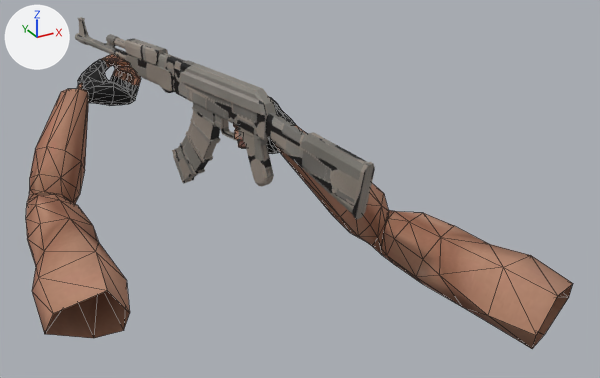
One commit to the glTF model Resources/gun_ak.glb: the scene before it, then after it.
The view is the same before and after, from a 50 mm camera at (-47.9, -94.1, 38.8) aimed at (20.1, 29.7, -23.1). The lights are fixed; the arrows at upper left show +X, +Y and +Z. The older version comes first. Mesh edges are drawn as thin lines on the coarser meshes. Where no turn or scale is listed for an object, it has been applied to the vertices. Vertices at exactly the same position are counted once.

Script lines for the objects in view, before the commit:
```python
me_armsmesh_001 = bpy.data.meshes.new('ArmsMesh.001')
me_armsmesh_001.from_pydata(...)  # 596 vertices, 1176 faces; spans x -29.7..49.7, y -15.7..76.0, z -38.2..-4.1
me_armsmesh_001.materials.append(mat_arms_001)  # picture img_arms_gloves_01
me_quat = bpy.data.meshes.new('_QUAT')
me_quat.from_pydata(...)  # 922 vertices, 650 faces; spans x -3.7..14.2, y 26.3..90.1, z -13.6..0.0
me_quat.materials.append(mat_guntex_001)  # picture img_tex_assaultrifle_2
me_quatp = bpy.data.meshes.new('_QUATP')
me_quatp.from_pydata(...)  # 2674 vertices, 4620 faces; spans x -3.7..19.6, y 4.0..90.1, z -20.6..0.0
me_quatp.materials.append(mat_guntexp_001)  # picture img_tex_assaultrifle_2
ob_body_arms = bpy.data.objects.new('body_ARMS', me_armsmesh_001)
ob_body_arms.location = (0.0, 0.0, 0.0)
ob_body_quat = bpy.data.objects.new('body_QUAT', me_quat)
ob_body_quat.location = (0.0, 0.0, 0.0)
ob_body_quatp = bpy.data.objects.new('body_QUATP', me_quatp)
ob_body_quatp.location = (0.0, 0.0, 0.0)
# also in view: 'mag_QUATP' at (7.6, 48.3, -18.1)
```
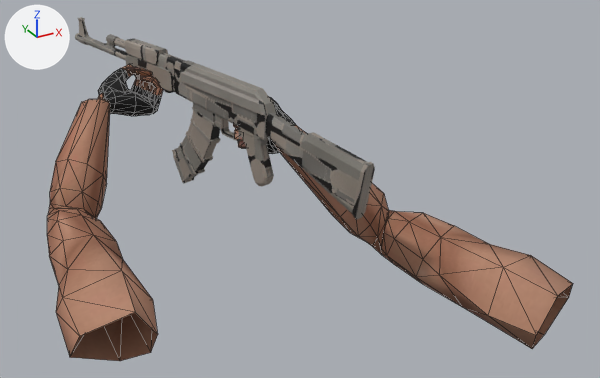
The change, as a list of edits to the scene's bpy script:
```text
Change me_armsmesh_001:
    used by ob_body_arms; location = (0.0, 0.0, 0.0)
    remove me_armsmesh_001.from_pydata(...)  # 596 vertices, 1176 faces; spans x -29.7..49.7, y -15.7..76.0, z -38.2..-4.1
    add me_armsmesh_001.from_pydata(...)  # 596 vertices, 1176 faces; spans x -27.7..49.7, y -15.7..68.2, z -38.5..-4.1
    me_armsmesh_001 part 1: the loose piece of 298 vertices spanning x -29.7..3.3, y 19.7..76.0, z -38.2..-4.8 is moved by (1.9, -7.8, -0.3)
```

Boxes [x1, y1, x2, y2] around the edits, measured in the pictures (600 x 378 px; the box of a moved part takes in the faces that stretch with it):
'body_ARMS', reshaped
    before: [26, 54, 573, 349]
    after: [47, 64, 573, 361]
part 1 of me_armsmesh_001, moved or reshaped
    before: [26, 54, 141, 338]
    after: [47, 64, 163, 361]
